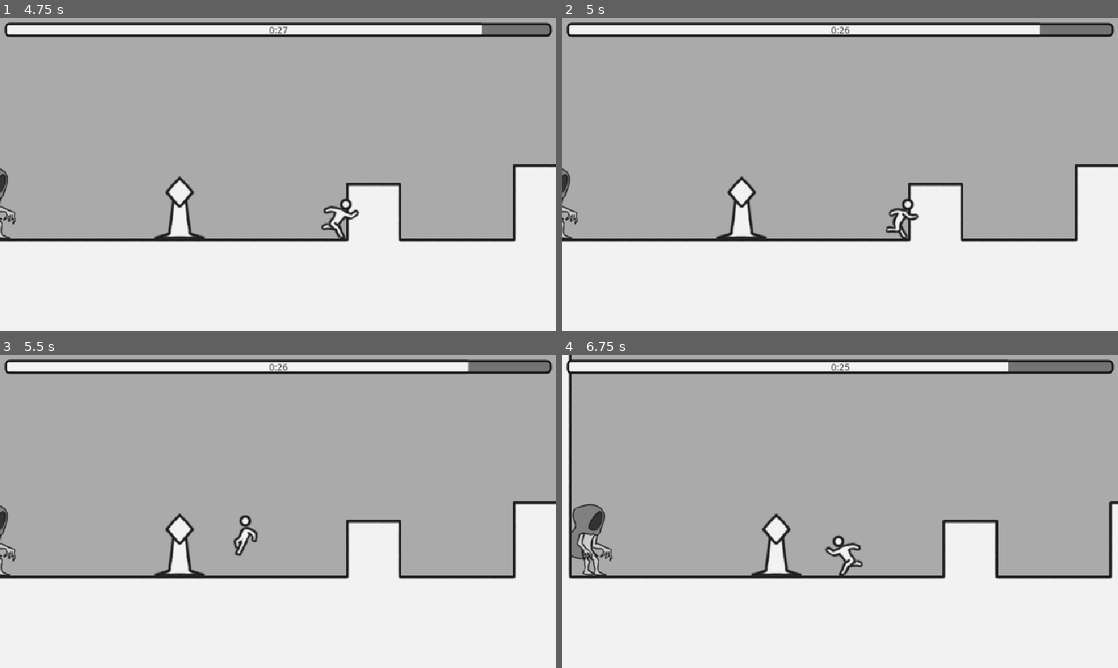
Above: before the commit, frames 1-4 (two rows, left to right).
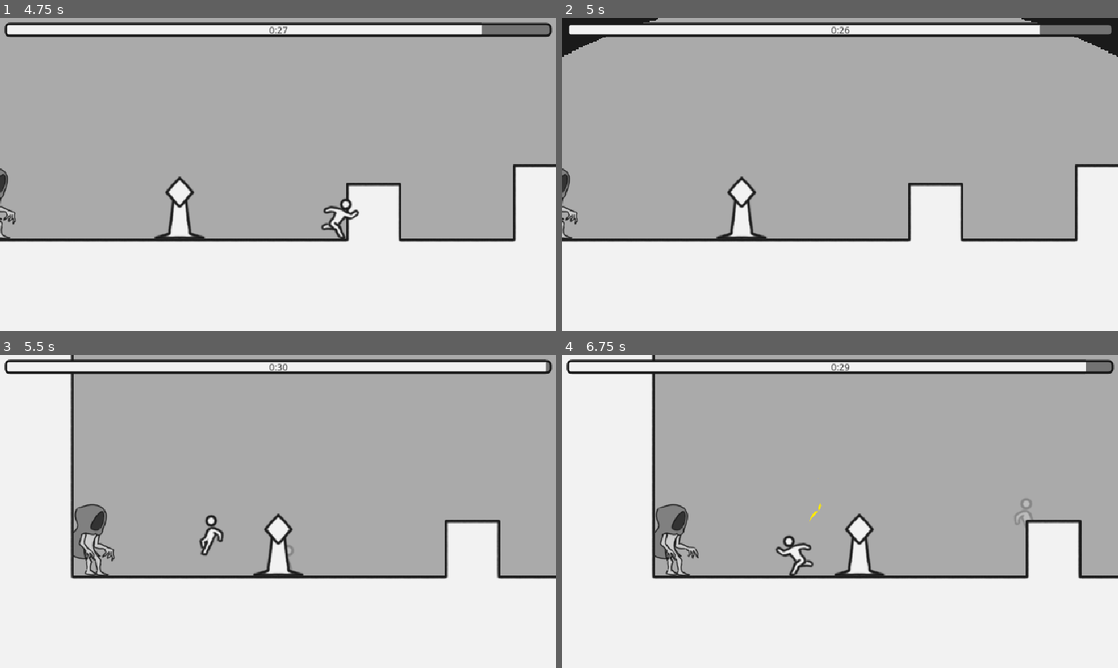
Above: after the commit, the same moments.

Repository: Spritehouse-Studio/Playing-With-Yourself
Game: Godot game, scene res://game/levels/main_menu/main_menu.tscn
The game is run twice, just before and just after one commit, with the same random seed, the same clock (stepped at 60 frames per second) and the same inputs. Sound files missing from this copy of the repository are replaced by a short silence.
Inputs (mouse positions are in pixels of both pictures, inside the frame that each line leads up to):
- Up to frame 1 (4.75 s): click "Start" at 0.5 s; tap Enter at 1.25 s; move the mouse to (400, 158) at 1.27 s; hold D (move_right) 1.28-2.78 s; tap X (attack) at 1.35, 2.85, 4.35 s; click (400, 158) at 1.42 s; tap Space (jump) at 1.52, 2.27, 3.77, 4.52 s; move the mouse to (166, 190) at 2.02 s; tap E (interact) at 2.1, 3.6 s; move the mouse to (333, 105) at 2.77 s; hold A (move_left) 2.78-3.53 s; move the mouse to (250, 237) at 3.52 s; hold D (move_right) from 3.53 s (still down); click (250, 237) at 3.67 s; move the mouse to (444, 221) at 4.27 s
- Up to frame 2 (5 s): keep holding D (move_right); tap J (reload, bound only after the commit) at 4.9 s
- Up to frame 3 (5.5 s): move the mouse to (111, 464) at 5.02 s; release D (move_right) at 5.03 s; hold A (move_left) from 5.03 s (still down); tap E (interact) at 5.1 s; tap Space (jump) at 5.27 s
- Up to frame 4 (6.75 s): move the mouse to (867, 511) at 5.77 s; release A (move_left) at 5.78 s; hold D (move_right) 5.78-6.53 s; tap X (attack) at 5.85 s; click (867, 511) at 5.92 s; move the mouse to (756, 433) at 6.52 s; hold A (move_left) from 6.53 s (still down); tap E (interact) at 6.6 s

Frame 1 is identical in both runs. In frame 2, 1.5% of the frame differs, in the area x 0-100%, y 0-71%; in frame 3, 18%; in frame 4, 18%, in the area x 1-100%, y 0-72%.

Commit message:
Manual reload, more fixes

Diff:
--- a/game/actors/actor_components/input_controller.gd
+++ b/game/actors/actor_components/input_controller.gd
@@ -9,6 +9,7 @@
 @export_node_path("Facer") var _facer_node_path: NodePath
 @export_node_path("Grounder") var _grounder_node_path: NodePath
 @export_node_path("GroundMover") var _mover_node_path: NodePath
+@export_node_path("HealthManager") var _health_manager_node_path: NodePath
 @export_node_path("Interactor") var _interactor_node_path: NodePath
 @export_node_path("Jumper") var _jumper_node_path: NodePath
 @export_node_path("WeaponWielder") var _weapon_node_path: NodePath
@@ -17,6 +18,7 @@
 #region Available nodes on ready
 @onready var _facer: Facer = get_node_or_null(_facer_node_path)
 @onready var _grounder: Grounder = get_node_or_null(_grounder_node_path)
+@onready var _health_manager: HealthManager = get_node_or_null(_health_manager_node_path)
 @onready var _mover: GroundMover = get_node_or_null(_mover_node_path)
 @onready var _interactor: Interactor = get_node_or_null(_interactor_node_path)
 @onready var _jumper: Jumper = get_node_or_null(_jumper_node_path)
@@ -71,6 +73,10 @@
 func _input(event: InputEvent) -> void:
 	if event.is_action_pressed("interact") and is_instance_valid(_interactor):
 		_interactor.try_interact()
+	elif event.is_action_pressed("reload"):
+		if is_instance_valid(_health_manager):
+			_health_manager._die()
+		SessionManager.reload()
 #endregion
 
 #region Non-public methods
--- a/game/actors/players/player_base.gd
+++ b/game/actors/players/player_base.gd
@@ -1,7 +1,9 @@
 class_name PlayerBase extends ActorBase
 
+@export_node_path("HealthManager") var _health_manager_node_path: NodePath
 @export_node_path("InputController") var _input_controller_node_path: NodePath
 
+@onready var health_manager: HealthManager = get_node_or_null(_health_manager_node_path)
 @onready var input_controller: InputController = get_node_or_null(_input_controller_node_path)
 
 var _disable_input: bool = false
@@ -13,3 +15,7 @@
 		_disable_input = value
 		if is_instance_valid(input_controller):
 			input_controller.disabled = value
+
+func _ready() -> void:
+	if is_instance_valid(health_manager):
+		LifeManager.life_over.connect(health_manager._die)
--- a/game/actors/players/player_base.tscn
+++ b/game/actors/players/player_base.tscn
@@ -28,6 +28,7 @@
 platform_floor_layers = 2
 platform_wall_layers = 2
 script = ExtResource("2_feufw")
+_health_manager_node_path = NodePath("health_manager")
 _input_controller_node_path = NodePath("input_controller")
 
 [node name="main_sprite" parent="." index="1"]
@@ -60,6 +61,7 @@
 _facer_node_path = NodePath("../facer")
 _grounder_node_path = NodePath("../grounder")
 _mover_node_path = NodePath("../mover")
+_health_manager_node_path = NodePath("../health_manager")
 _interactor_node_path = NodePath("../interactor")
 _jumper_node_path = NodePath("../jumper")
 _weapon_node_path = NodePath("../weapon_wielder")
--- a/game/levels/first_level.tscn
+++ b/game/levels/first_level.tscn
@@ -31,13 +31,13 @@
 music_track = SubResource("Resource_tgxjh")
 
 [node name="right" parent="transitions" index="0" instance=ExtResource("2_11y05")]
-position = Vector2(2448, 480)
+position = Vector2(2513, 480)
 target_scene_uid = "uid://d2yhhl1odbf4f"
 target_transition_name = "left"
 enter_direction = "right"
 
 [node name="target" parent="transitions/right" index="1"]
-position = Vector2(-102, 0)
+position = Vector2(-42, 0)
 
 [node name="player_offset" parent="transitions/right" index="2"]
 position = Vector2(0, 28)
@@ -54,7 +54,6 @@
 tile_map_data = PackedByteArray("AAAAABEAAAABAAAAAAABABEAAAABAAAAAAACABEAAAABAAAAAAADABEAAAABAAAAAAAEABEAAAABAAAAAAAFAB …(17728 unchanged characters)…
 
 [node name="end_door" type="Node2D" parent="." index="9"]
-position = Vector2(445, 0)
 
 [node name="door" parent="end_door" index="0" instance=ExtResource("6_6v7ac")]
 position = Vector2(2440, 480)
--- a/project.godot
+++ b/project.godot
@@ -92,6 +92,14 @@
 "events": [Object(InputEventKey,"resource_local_to_scene":false,"resource_name":"","device":-1,"window_id":0,"alt_press …(192 unchanged characters)…
 ]
 }
+reload={
+"deadzone": 0.2,
+"events": [Object(InputEventKey,"resource_local_to_scene":false,"resource_name":"","device":-1,"window_id":0,"alt_pressed":false,"shift_pressed":false,"ctrl_pressed":false,"meta_pressed":false,"pressed":false,"keycode":0,"physical_keycode":74,"key_label":0,"unicode":106,"location":0,"echo":false,"script":null)
+, Object(InputEventKey,"resource_local_to_scene":false,"resource_name":"","device":-1,"window_id":0,"alt_pressed":false,"shift_pressed":false,"ctrl_pressed":false,"meta_pressed":false,"pressed":false,"keycode":0,"physical_keycode":67,"key_label":0,"unicode":99,"location":0,"echo":false,"script":null)
+, Object(InputEventJoypadMotion,"resource_local_to_scene":false,"resource_name":"","device":-1,"axis":5,"axis_value":1.0,"script":null)
+, Object(InputEventJoypadButton,"resource_local_to_scene":false,"resource_name":"","device":-1,"button_index":1,"pressure":0.0,"pressed":false,"script":null)
+]
+}
 
 [layer_names]
 
